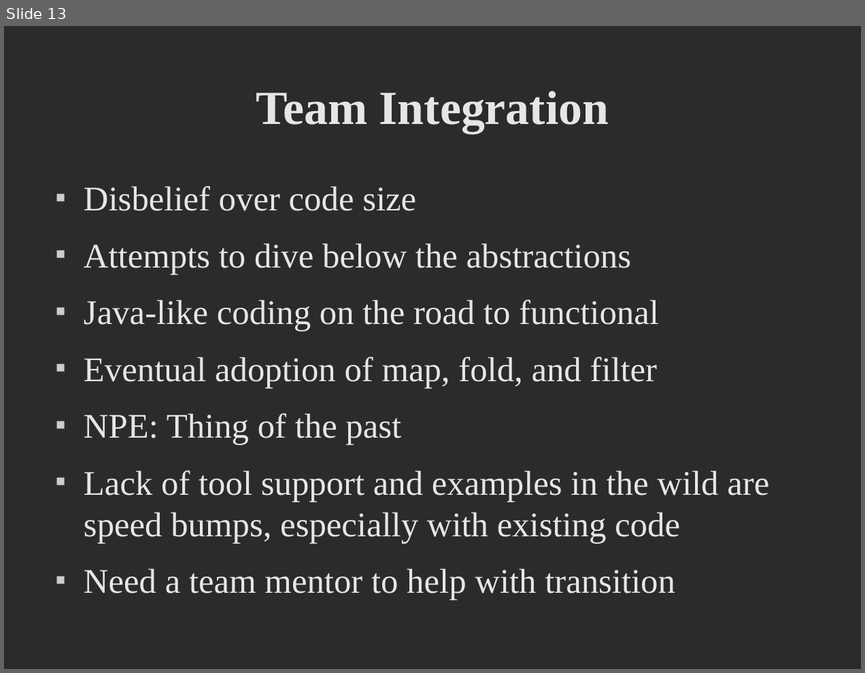
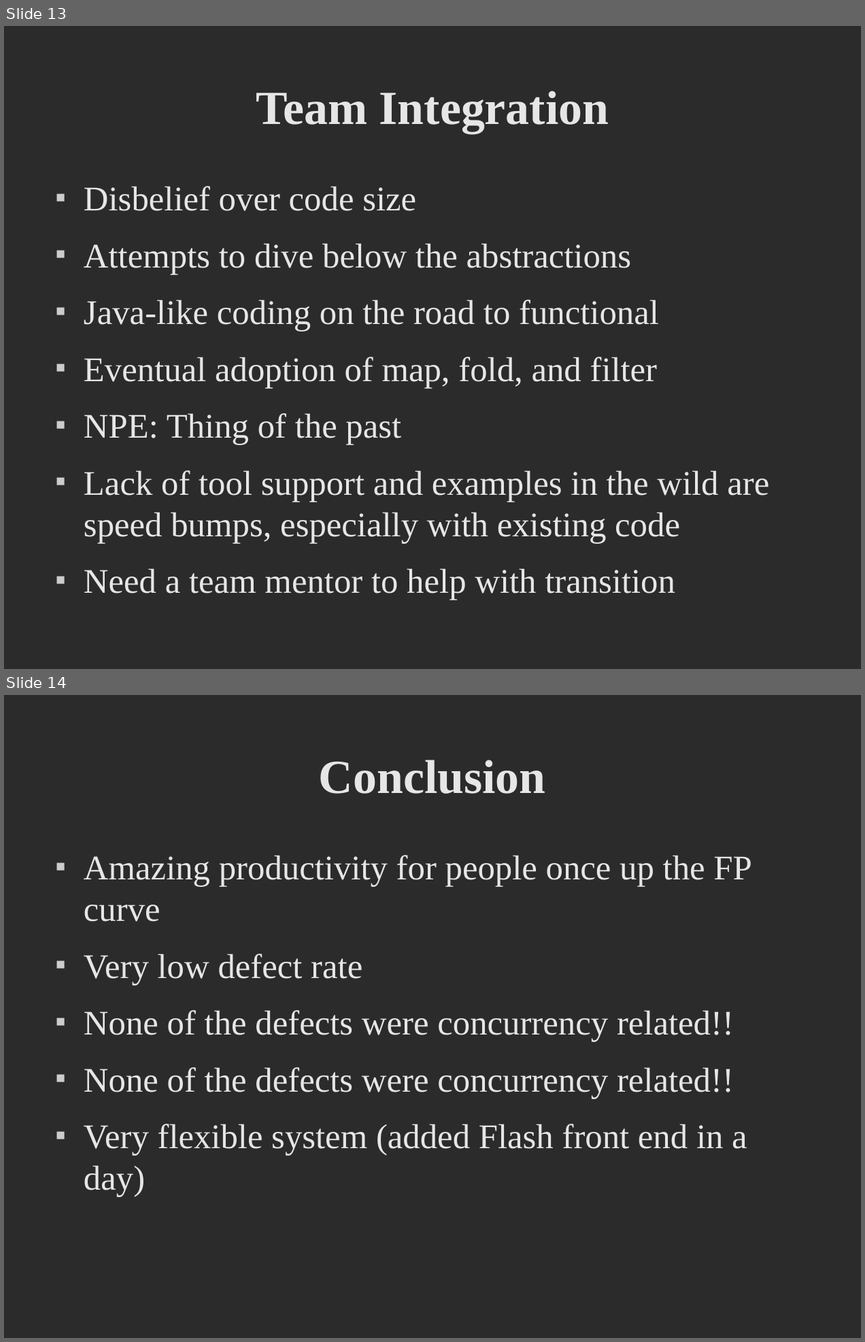
Before and after one commit to dpp/lift-samples, a slide deck: presentations/2008_dpp_CUFP/CUFP Preso.odp. Shown one above the other, each under a label of ours: slide 13 before the commit, slides 13 and 14 after it. The pictures are 865x673 and 865x1342 pixels, drawn with LibreOffice and Linux fonts; fonts in the diff are those of the drawing; background and template pictures are left out; a plain dark background stands for a picture behind light text. Boxes give left, top, right and bottom in pixels: in the first picture for what was removed or moved away, otherwise in the second. Text is boxed around its words. In the diff, an @@ line names an element or a change of style, - is before the commit and + after.

```diff
--- a/presentations/2008_dpp_CUFP/CUFP Preso.odp
+++ b/presentations/2008_dpp_CUFP/CUFP Preso.odp
@@ slide 14 added at <box>4,695,861,1338</box>, background picture (left out) @@
@@ title added at <box>319,760,546,794</box>, 44 pt, text #E6E6E6, bold @@
+Conclusion
@@ text added at <box>84,855,751,1197</box>, 32 pt, text #E6E6E6 @@
+■ Amazing productivity for people once up the FP curve
+■ Very low defect rate
+■ None of the defects were concurrency related!!
+■ None of the defects were concurrency related!!
+■ Very flexible system (added Flash front end in a day)
```
Also in this commit, not shown: 4 slides changed, 15 other slides added, 3 slides removed.
